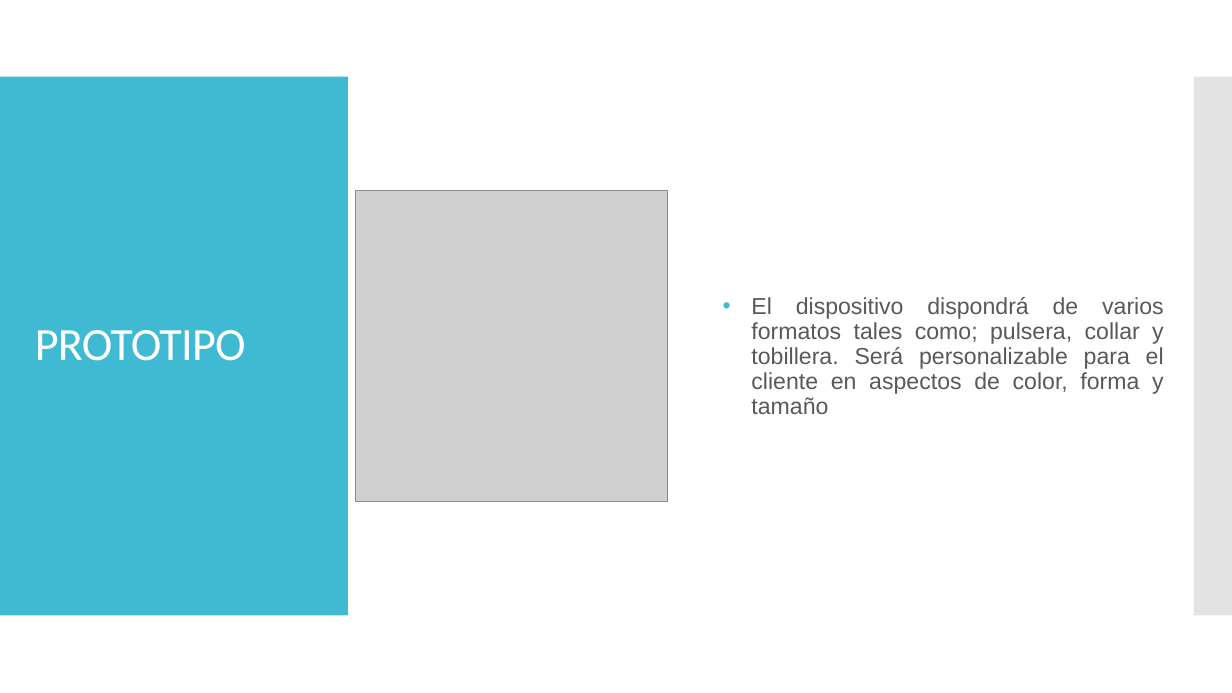
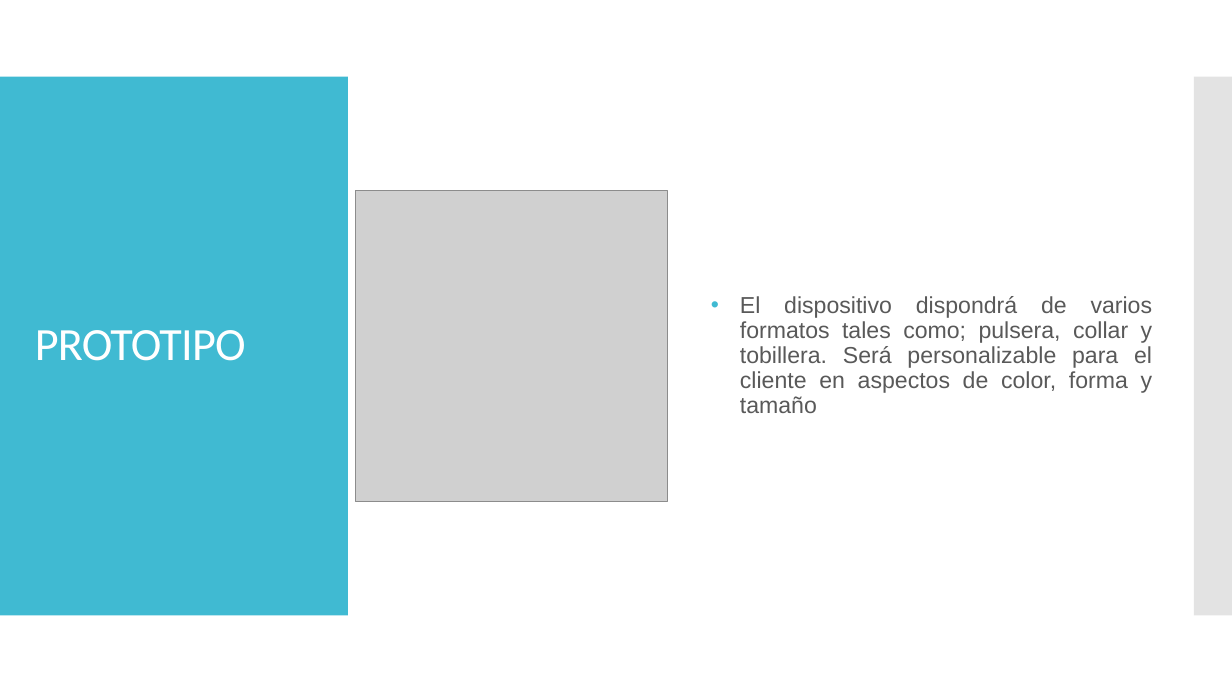
Before and after one commit to claudio-cordova-estrada/hackathon, a slide deck: slide 17 of Presentacion/Design_Thinking.pptx. Drawn at 1232x693 pixels with LibreOffice and Linux fonts; fonts in the diff are those of the drawing; grey boxes stand for pictures. Boxes give left, top, right and bottom in pixels: in the first picture for what was removed or moved away, otherwise in the second. Text is boxed around its words. In the diff, an @@ line names an element or a change of style, - is before the commit and + after.

```diff
--- a/Presentacion/Design_Thinking.pptx
+++ b/Presentacion/Design_Thinking.pptx
@@ text "El dispositivo dispondrá de varios ...": place and size @@
-text "El dispositivo dispondrá de varios ..." at (751,297,1164,414)
+text "El dispositivo dispondrá de varios ..." at (740,296,1153,413)
```
Also in this commit, not shown: 1 other slide changed.
